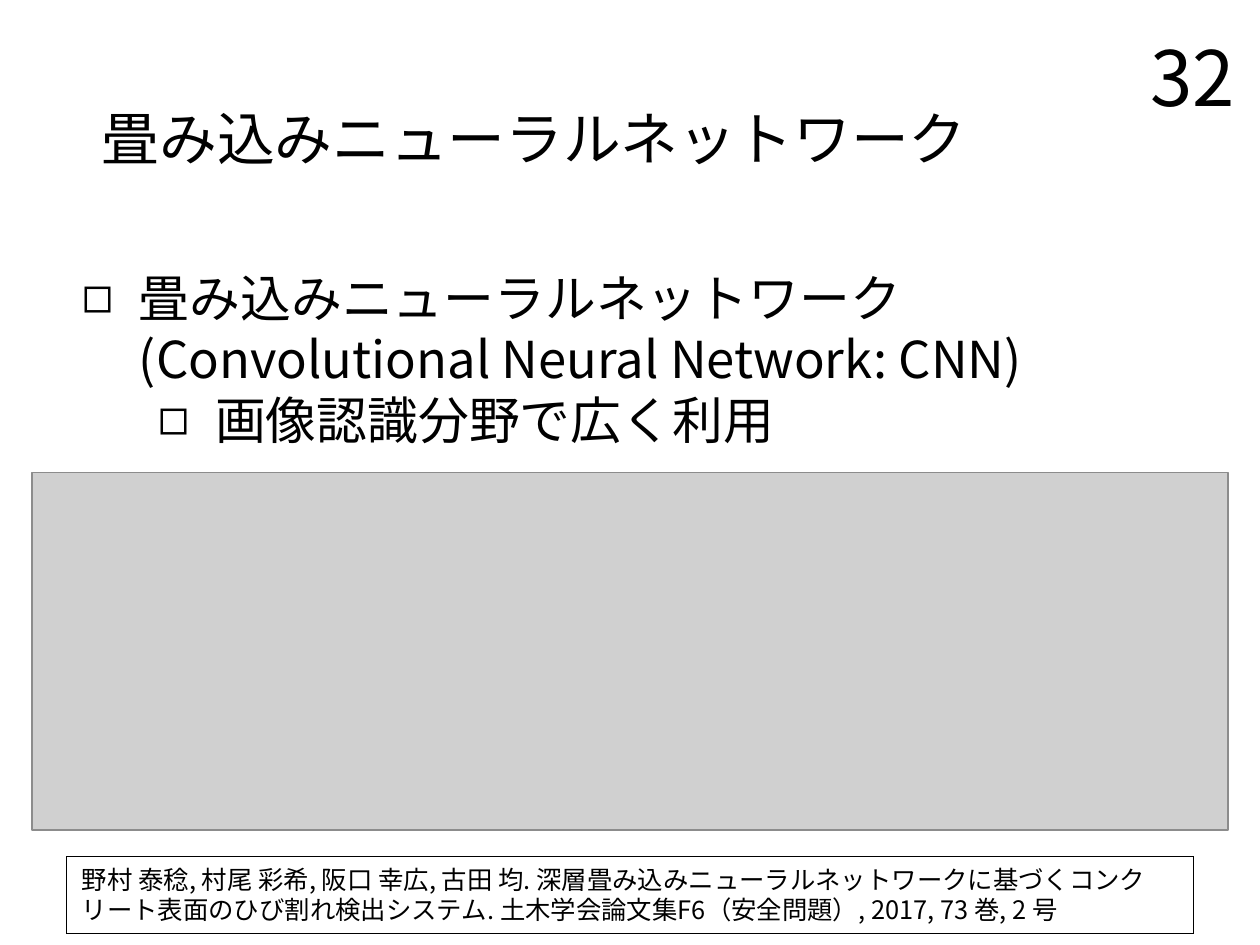
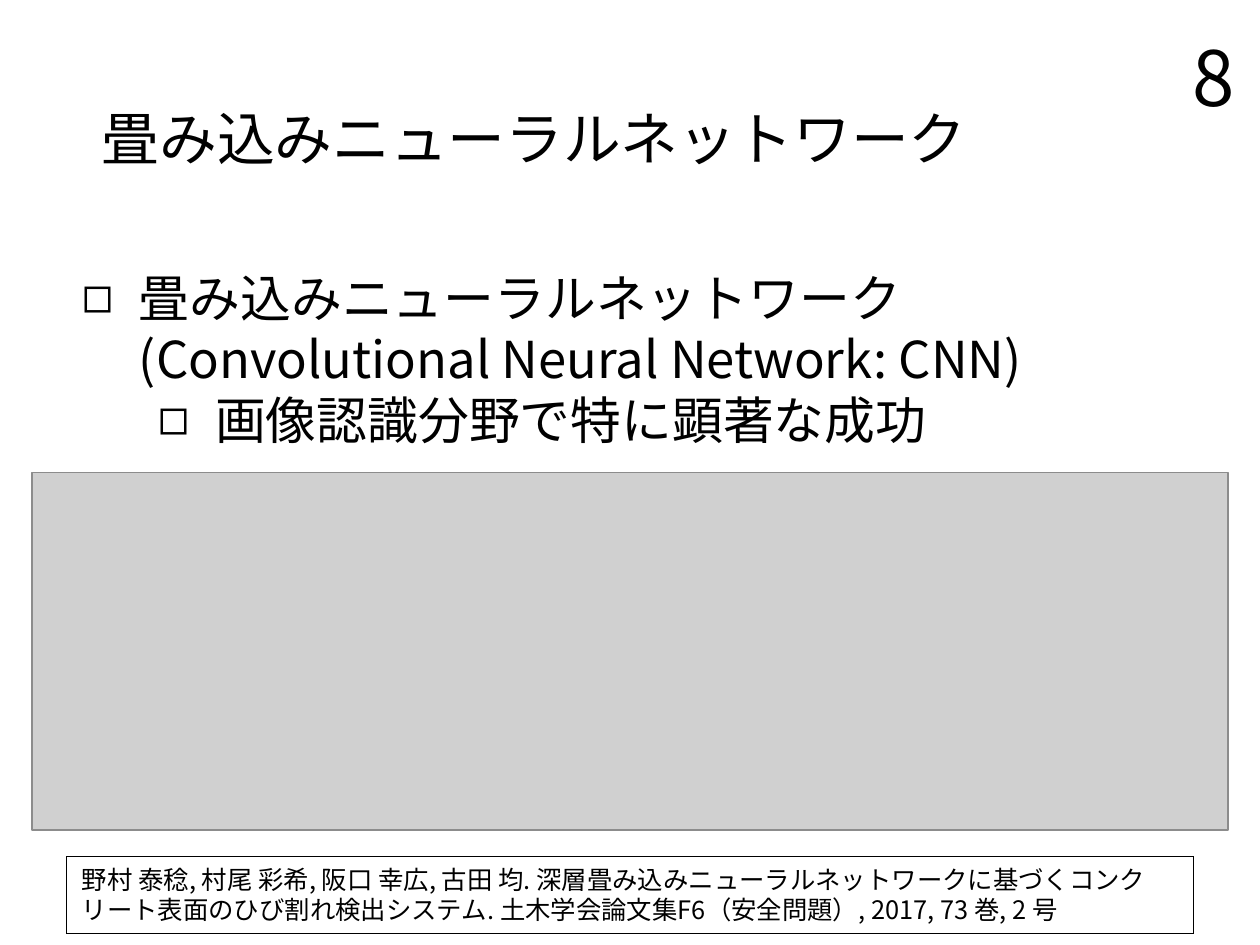
Before and after one commit to TairaTomotaka/kadai, a slide deck: slide 8 of prsn/20230124_prsn_taira.pptx (slide 32 before the commit). Drawn at 1260x945 pixels with LibreOffice and Linux fonts; fonts in the diff are those of the drawing; grey boxes stand for pictures. Boxes give left, top, right and bottom in pixels: in the first picture for what was removed or moved away, otherwise in the second. Text is boxed around its words. In the diff, an @@ line names an element or a change of style, - is before the commit and + after.

Commit message:
2023/01/22/23:46

```diff
--- a/prsn/20230124_prsn_taira.pptx
+++ b/prsn/20230124_prsn_taira.pptx
@@ page number at (1192,49,1234,107): text changed @@
-32
+8
@@ text at (215,396,926,443): text changed @@
-  ◻ 画像認識分野で広く利用
+  ◻ 画像認識分野で特に顕著な成功
```
Also in this commit, not shown: 1 other slide changed, 1 slide added.
